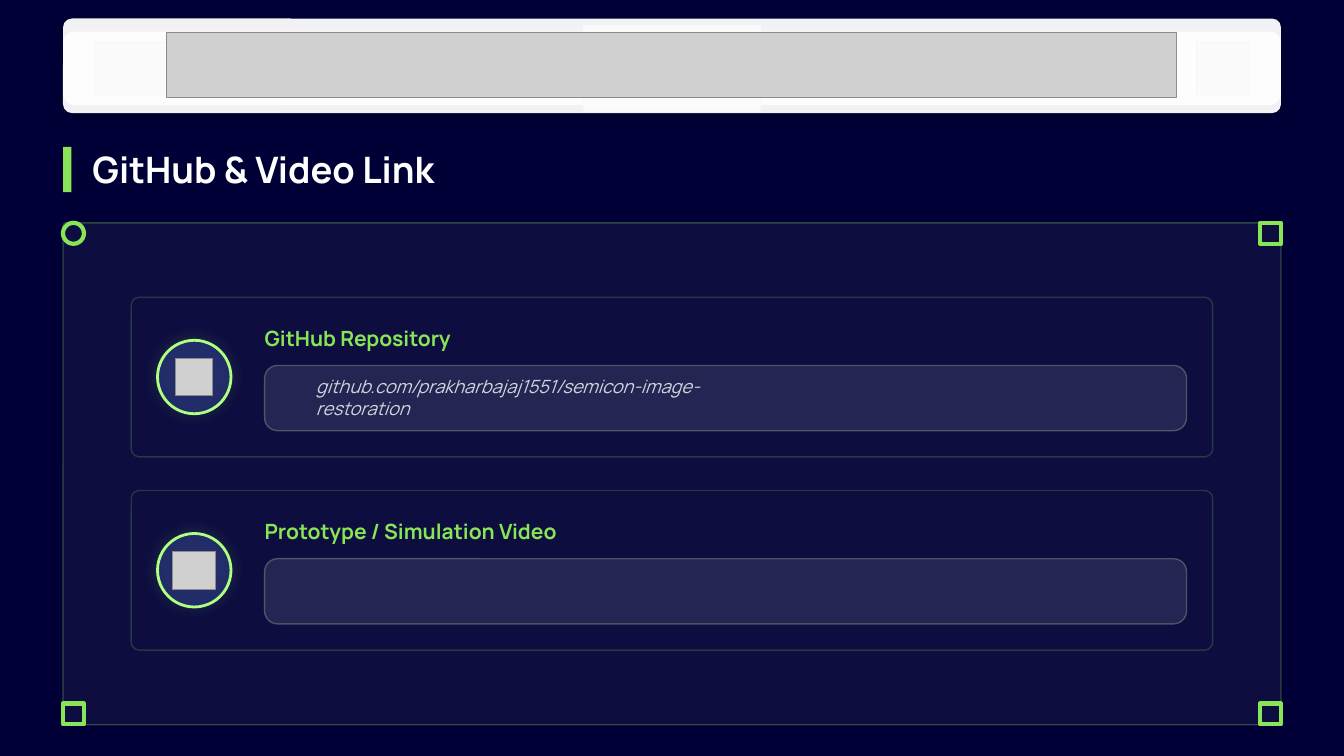
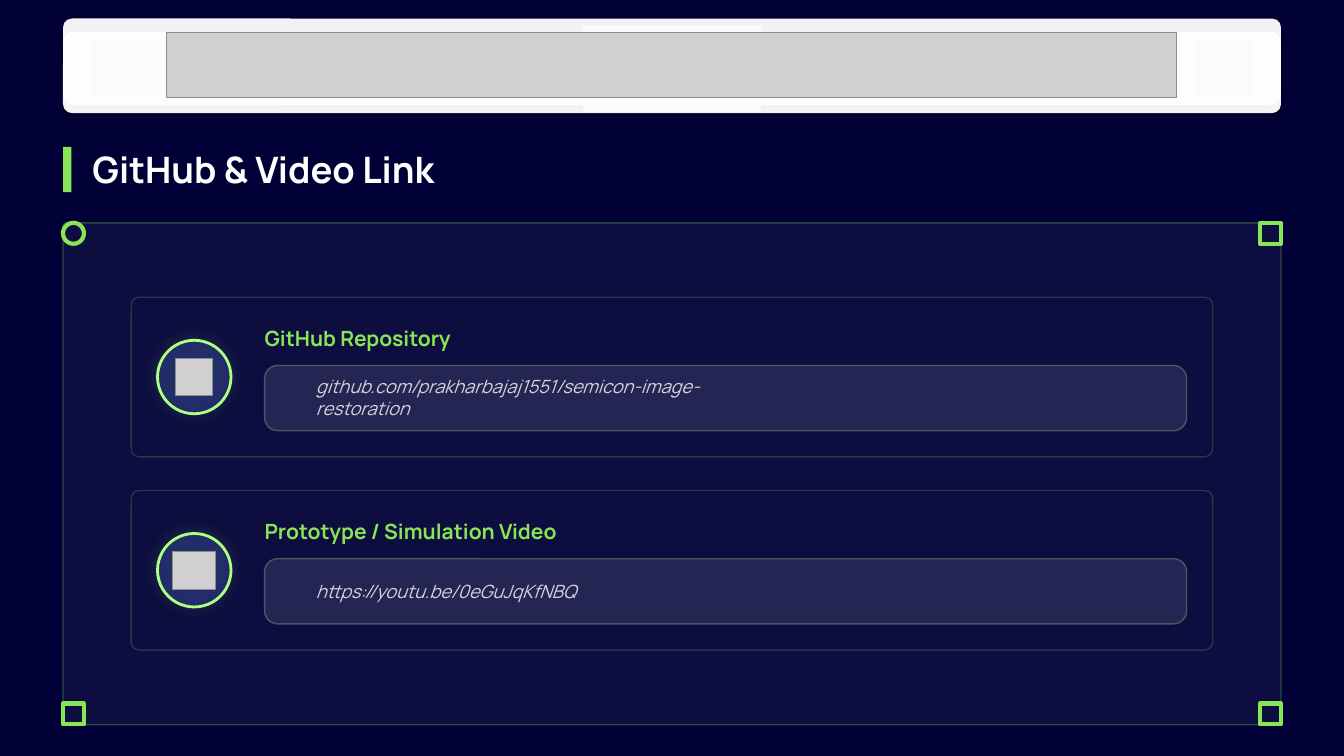
Before and after one commit to prakharbajaj1551/semicon-image-restoration, a slide deck: slide 8 of BYTE BRIGADE_PS01.pptx. Drawn at 1344x756 pixels with LibreOffice and Linux fonts; fonts in the diff are those of the drawing; grey boxes stand for pictures; background and template pictures are left out; a plain dark background stands for a picture behind light text. Boxes give left, top, right and bottom in pixels: in the first picture for what was removed or moved away, otherwise in the second. Text is boxed around its words. In the diff, an @@ line names an element or a change of style, - is before the commit and + after.

Commit message:
Point slide 8 at the final demo video
The video link text box had been lost from the deck, leaving the label and
its card with nothing inside. Restored by cloning the GitHub link box so
the styling matches, and set to the final recording.

```diff
--- a/BYTE BRIGADE_PS01.pptx
+++ b/BYTE BRIGADE_PS01.pptx
@@ text added at <box>316,584,576,603</box>, 13 pt, text #D1D5DB, italic @@
+https://youtu.be/0eGuJqKfNBQ
```
Also in this commit, not shown: 1 other file.
